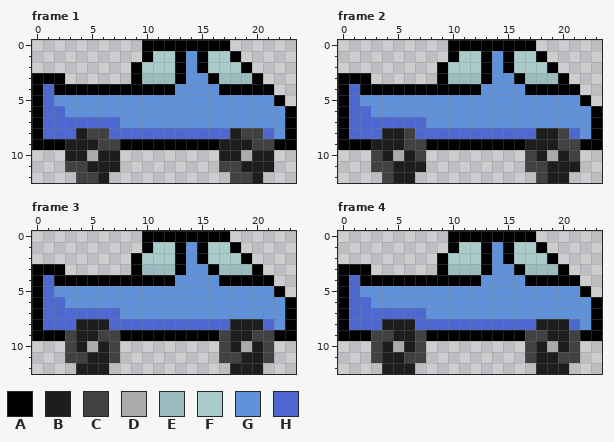
Pixel-art file: Assets/Visual/Sprites/Car2.aseprite. Above is the file before it was changed.
24x13 pixels, 8 frames. Shown: frame 1, frame 2, frame 3, frame 4. The commit also changed other frames, which this record leaves out.
Palette (. is transparent): A #000000  B #1d1d1d  C #414141  D #ababab  E #9bbcbf  F #a9cbc9  G #6092da  H #4d69d1
And afterwards:
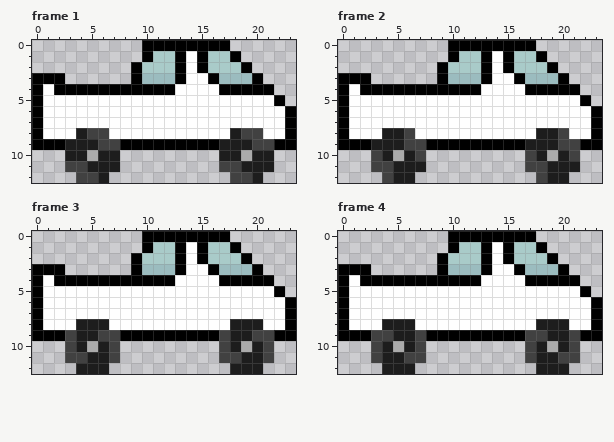
Message: intersection and top down car
What changed:
Colour G changes from #6092da to #ffffff.
Frame 1, layer "Layer 1":
Colour G replaces colour H in rows 4 to 5 at x 1; in row 6 at x 1 to 2; in row 7 at x 1 to 7; in row 8 at x 1 to 3, 7 to 17 and 21.
Frame 2, layer "Layer 1": the same change as frame 1
Frame 3, layer "Layer 1": the same change as frame 1
Frame 4, layer "Layer 1": the same change as frame 1
Pixel boxes of the changes (left, top, right, bottom) in both pictures:
changed: (43, 51, 285, 139)
changed: (349, 51, 591, 139)
changed: (43, 242, 285, 330)
changed: (349, 242, 591, 330)
